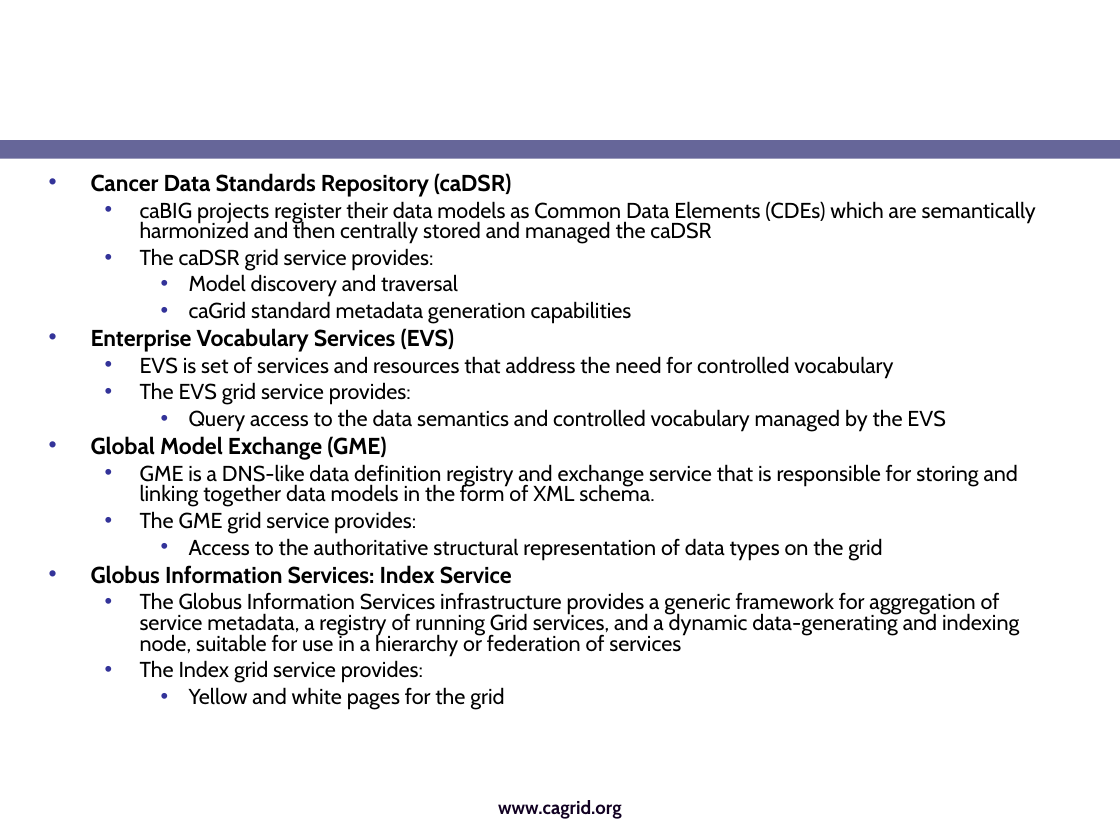
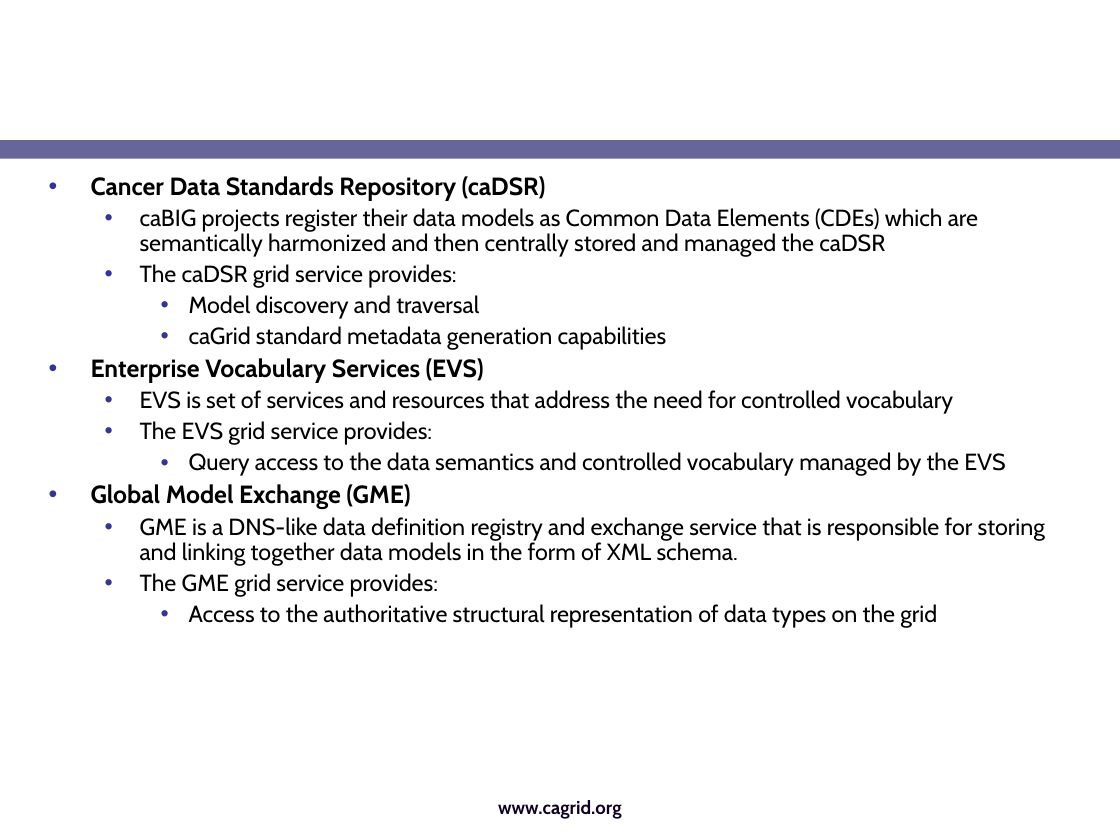
Before and after one commit to NCIP/cagrid-portal, a slide deck: slide 6 of cagrid-1-0/Documentation/presentations/caGrid-amia-spring-2007.ppt. Drawn at 1120x840 pixels with LibreOffice and Linux fonts; fonts in the diff are those of the drawing; background and template pictures are left out. Boxes give left, top, right and bottom in pixels: in the first picture for what was removed or moved away, otherwise in the second. Text is boxed around its words. In the diff, an @@ line names an element or a change of style, - is before the commit and + after.

```diff
--- a/cagrid-1-0/Documentation/presentations/caGrid-amia-spring-2007.ppt
+++ b/cagrid-1-0/Documentation/presentations/caGrid-amia-spring-2007.ppt
@@ text "Cancer Data Standards Repository (caDSR)" at (91, 176, 1045, 628): size 14.8 to 16 pt in "Cancer Data Standards Repository (caDSR)", "Enterprise Vocabulary Services (EVS)", "Global Model Exchange (GME)"; size 13.9 to 15 pt in "caBIG projects register their data models as ...", "The caDSR grid service provides:", "Model discovery and traversal", "caGrid standard metadata generation capabilities" and 6 more places; line spacing 0.8 to 0.9 @@
@@ title at (332, 359, 420, 378): text changed @@
-Metadata Services
+caBIG Data Modelling Services
@@ text at (91, 565, 1019, 710): paragraphs removed @@
-• Globus Information Services: Index Service
-  • The Globus Information Services infrastructure provides a generic framework for aggregation of service metadata, a registry of running Grid services, and a dynamic data-generating and indexing node, suitable for use in a hierarchy or federation of services
-  • The Index grid service provides:
-    • Yellow and white pages for the grid
```
Also in this commit, not shown: 4 slides added, 3 slides removed.
